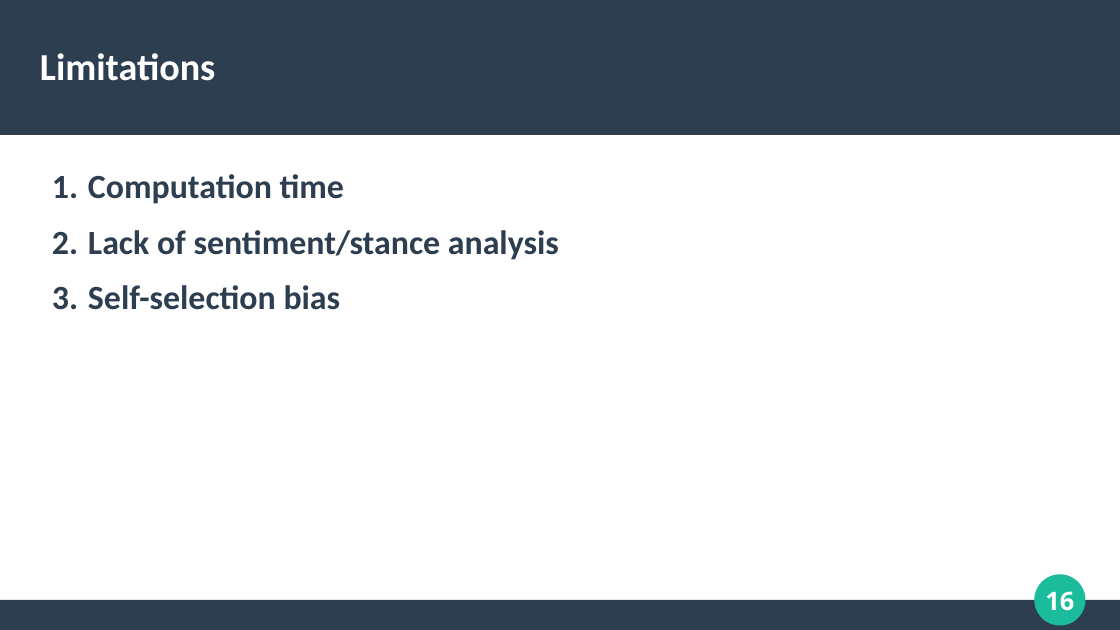
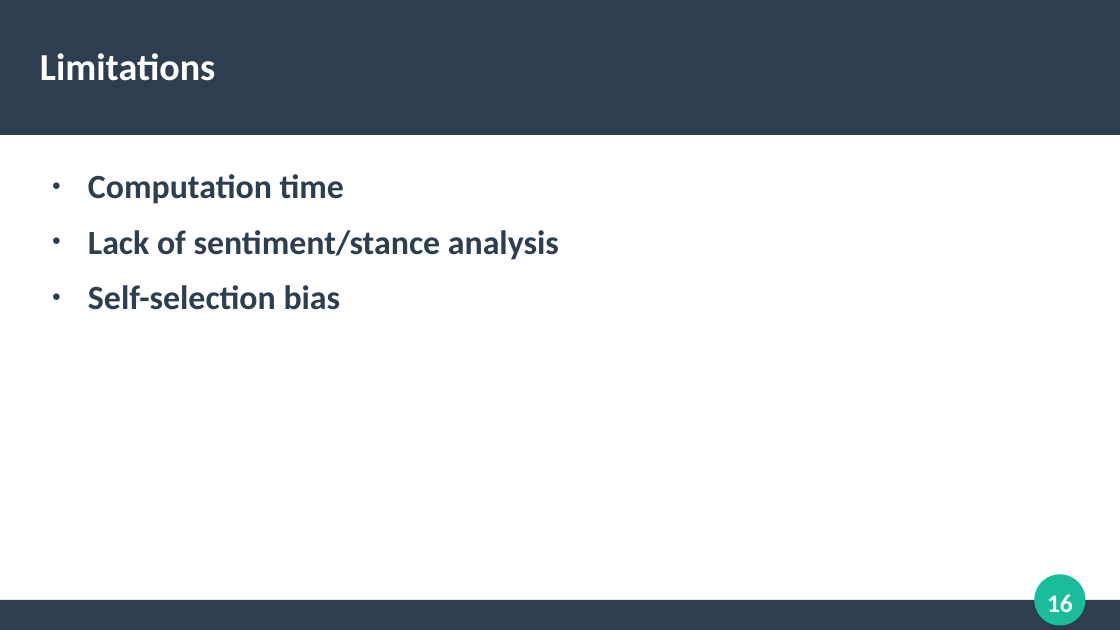
Before and after one commit to mercuridi/dissertation, a slide deck: slide 16 of presentation/pres.odp. Drawn at 1120x630 pixels with LibreOffice and Linux fonts; fonts in the diff are those of the drawing. Boxes give left, top, right and bottom in pixels: in the first picture for what was removed or moved away, otherwise in the second. Text is boxed around its words. In the diff, an @@ line names an element or a change of style, - is before the commit and + after.

```diff
--- a/presentation/pres.odp
+++ b/presentation/pres.odp
@@ text "Computation time" at <box>88,174,559,310</box>: bullet 1. to ● @@
@@ page number at <box>1047,594,1073,612</box>: font Noto Sans to Calibri @@
```
Also in this commit, not shown: 17 other slides changed, 2 other files.
